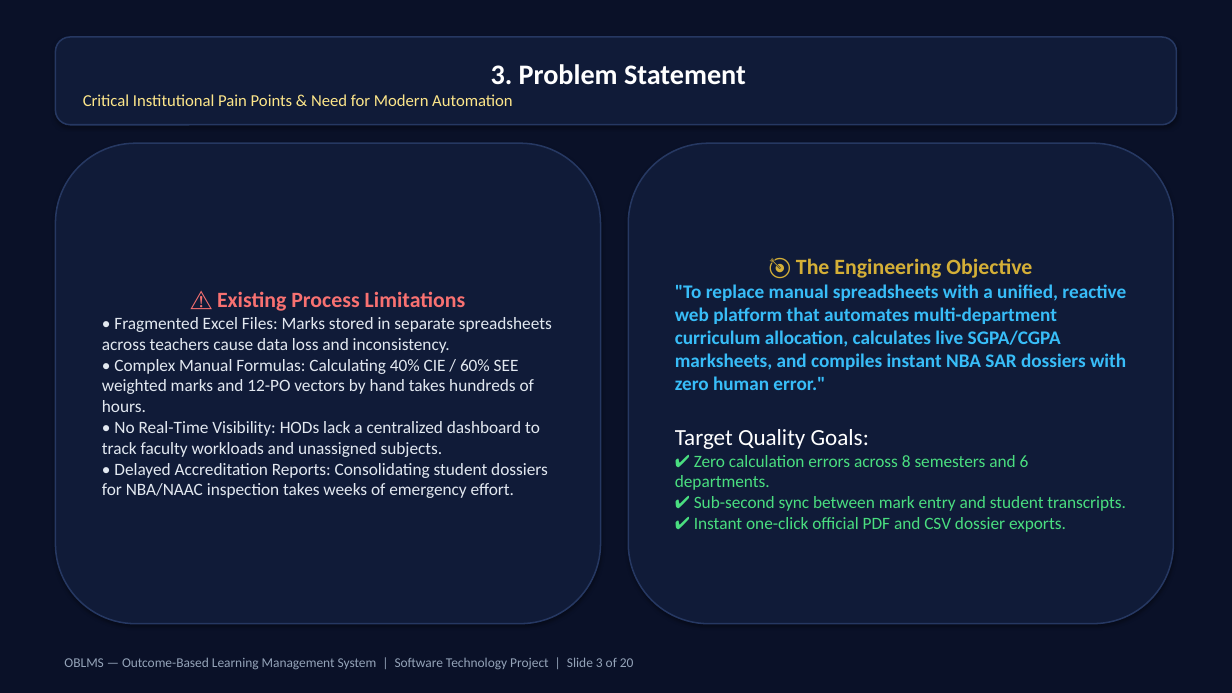
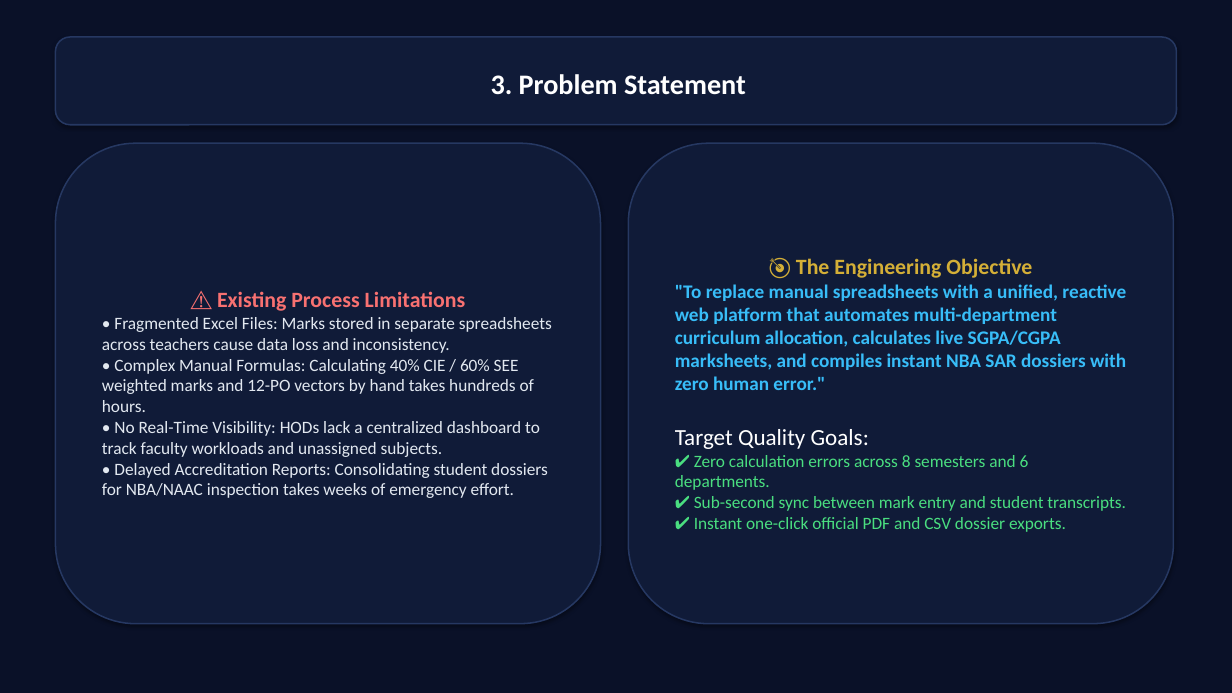
Before and after one commit to krishnavamsi1201/OBLMSc, a slide deck: slide 3 of Project_Final_Presentation_V2.pptx. Drawn at 1232x693 pixels with LibreOffice and Linux fonts; fonts in the diff are those of the drawing. Boxes give left, top, right and bottom in pixels: in the first picture for what was removed or moved away, otherwise in the second. Text is boxed around its words. In the diff, an @@ line names an element or a change of style, - is before the commit and + after.

```diff
--- a/Project_Final_Presentation_V2.pptx
+++ b/Project_Final_Presentation_V2.pptx
@@ text in rounded rectangle at <box>83,94,512,106</box>: paragraph removed @@
-Critical Institutional Pain Points & Need for Modern Automation
@@ text removed at <box>64,657,634,669</box> @@
-OBLMS — Outcome-Based Learning Management System | Software Technology Project | Slide 3 of 20
```
Also in this commit, not shown: 15 other slides changed, 3 slides added, 2 slides removed, 4 other files.
